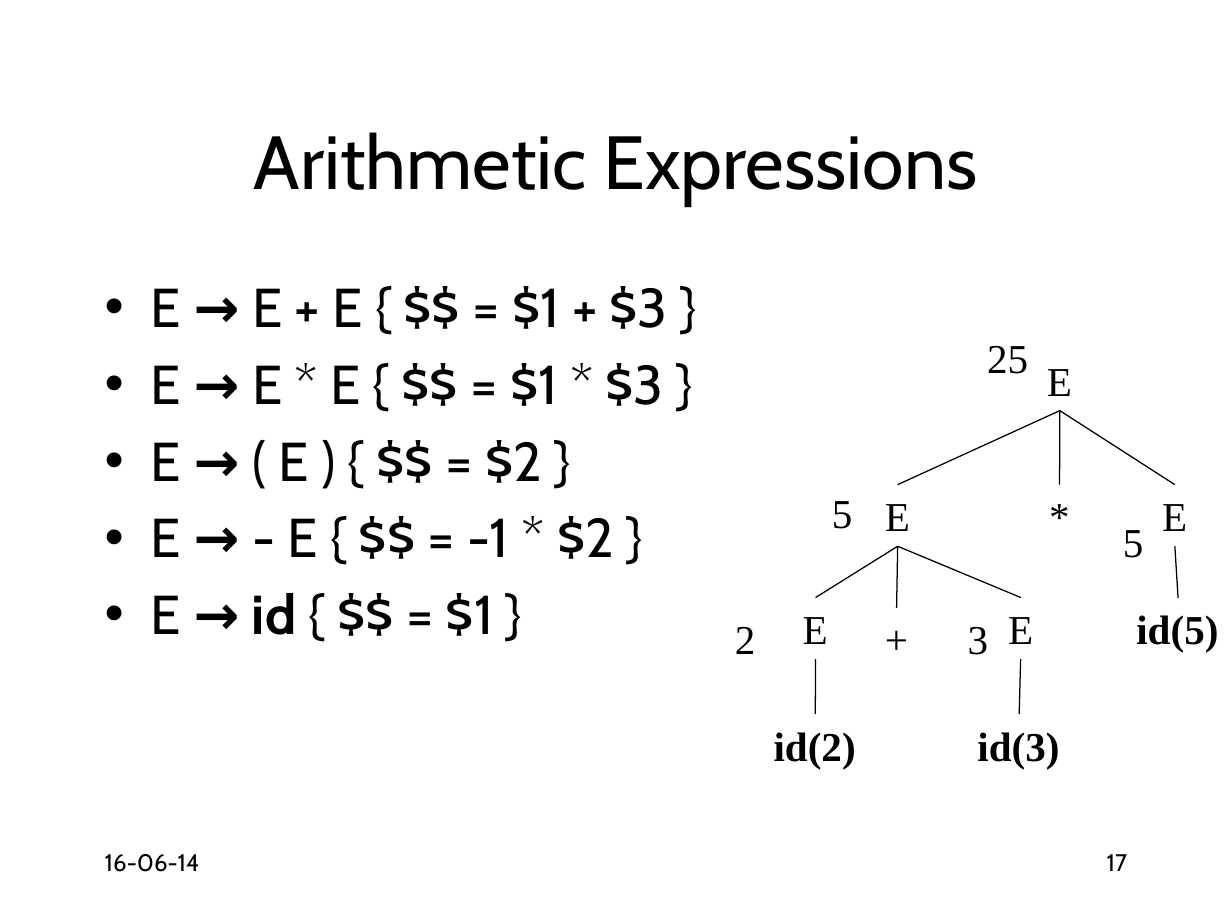
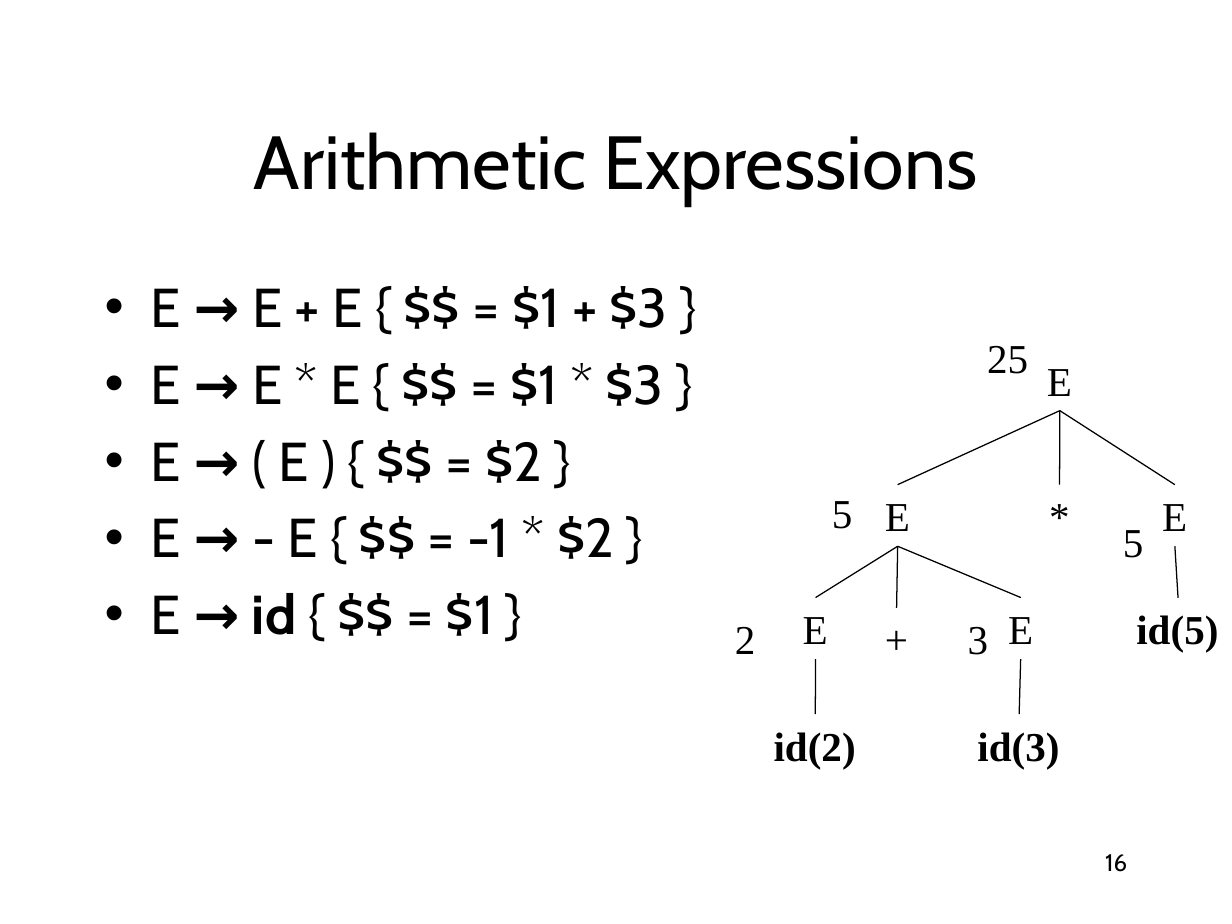
Before and after one commit to anoopsarkar/compilers-class, a slide deck: slide 16 of assets/ppt/cfg/cfg1-intro.pptx (slide 17 before the commit). Drawn at 1232x924 pixels with LibreOffice and Linux fonts; fonts in the diff are those of the drawing. Boxes give left, top, right and bottom in pixels: in the first picture for what was removed or moved away, otherwise in the second. Text is boxed around its words. In the diff, an @@ line names an element or a change of style, - is before the commit and + after.

```diff
--- a/assets/ppt/cfg/cfg1-intro.pptx
+++ b/assets/ppt/cfg/cfg1-intro.pptx
@@ text removed at [105,854,200,872] @@
-16-06-14
@@ page number at [1105,854,1127,872]: text changed @@
-17
+16
```
Also in this commit, not shown: 15 other slides changed, 1 slide removed, 2 other files.
